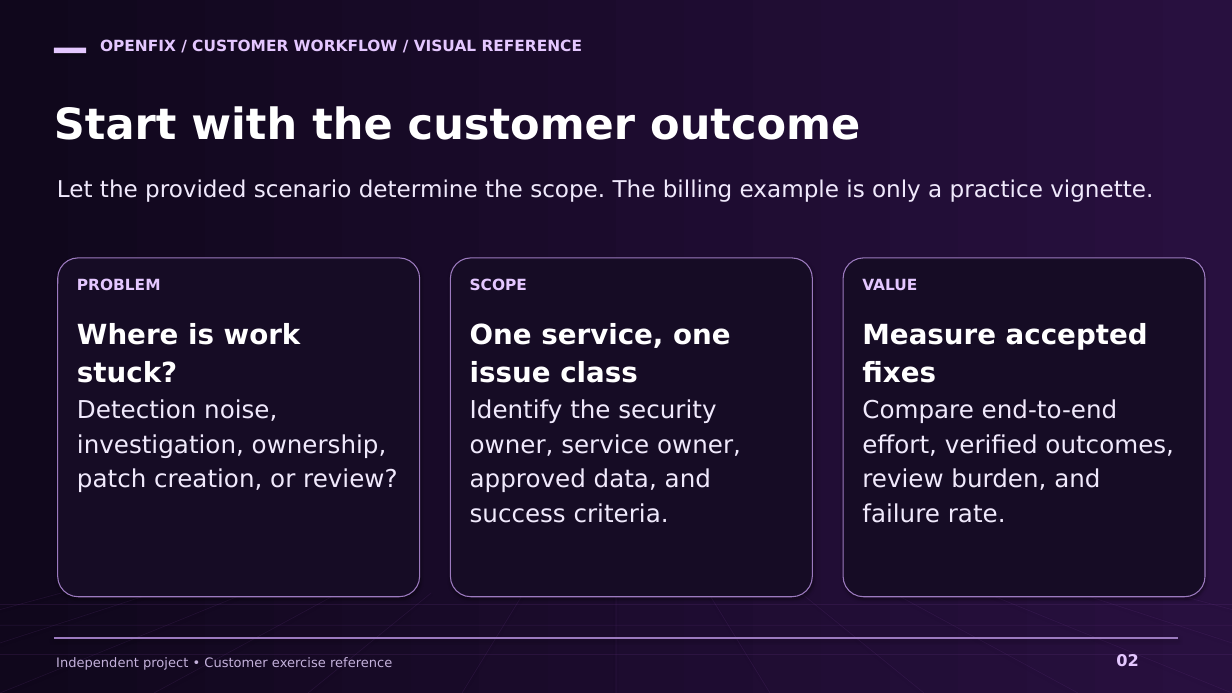
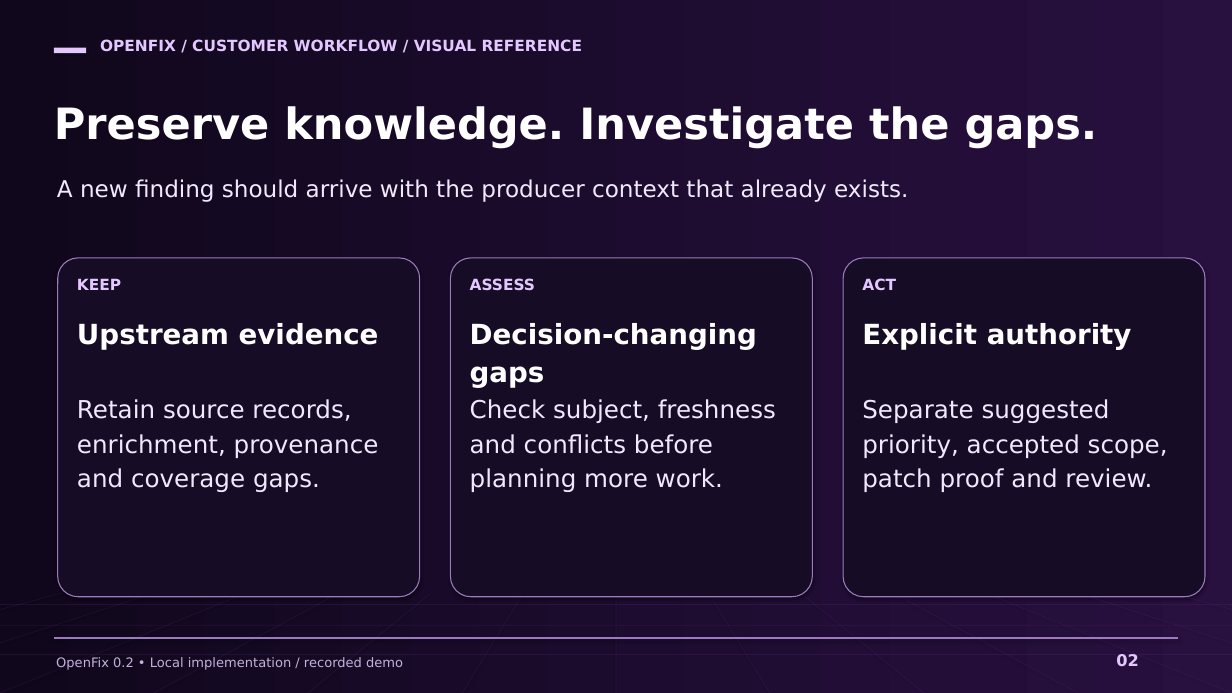
Before and after one commit to markusweldon/openfix, a slide deck: slide 2 of docs/prep/openfix-customer-workflow.pptx. Drawn at 1232x693 pixels with LibreOffice and Linux fonts; fonts in the diff are those of the drawing. Boxes give left, top, right and bottom in pixels: in the first picture for what was removed or moved away, otherwise in the second. Text is boxed around its words. In the diff, an @@ line names an element or a change of style, - is before the commit and + after.

Commit message:
Build OpenFix 0.2 findings intelligence and controlled remediation workflow
Integrate multi-source import, provenance-aware enrichment, persistent cases, scoped validation, exact-patch verification and review into the default CLI. Add a real local workbench, native-agent task packets, explicitly authorized Cursor draft publication, and a reproducible failure-path demo.

Refresh README, contracts, architecture, roadmap and the 16-slide purple visual pack. Validate with 44 tests, TypeScript checks, build and browser smoke checks.

```diff
--- a/docs/prep/openfix-customer-workflow.pptx
+++ b/docs/prep/openfix-customer-workflow.pptx
@@ text at bbox=[54, 106, 1098, 148]: text changed @@
-Start with the customer outcome
+Preserve knowledge. Investigate the gaps.
@@ text at bbox=[57, 179, 908, 202]: text changed @@
-Let the provided scenario determine the scope. The billing example is only a practice vignette.
+A new finding should arrive with the producer context that already exists.
@@ text at bbox=[77, 278, 121, 290]: text changed @@
-PROBLEM
+KEEP
@@ text at bbox=[470, 278, 535, 291]: text changed @@
-SCOPE
+ASSESS
@@ text at bbox=[862, 278, 896, 290]: text changed @@
-VALUE
+ACT
@@ text at bbox=[77, 323, 379, 349]: text changed @@
-Where is work
-stuck?
+Upstream evidence
@@ text at bbox=[470, 323, 757, 388]: text changed @@
-One service, one
-issue class
+Decision-changing
+gaps
@@ text at bbox=[862, 323, 1132, 349]: text changed @@
-Measure accepted
-fixes
+Explicit authority
@@ text at bbox=[77, 399, 379, 492]: text changed @@
-Detection noise,
-investigation, ownership,
-patch creation, or review?
+Retain source records,
+enrichment, provenance
+and coverage gaps.
@@ text at bbox=[470, 399, 776, 492]: text changed @@
-Identify the security
-owner, service owner,
-approved data, and
-success criteria.
+Check subject, freshness
+and conflicts before
+planning more work.
@@ text at bbox=[862, 399, 1168, 492]: text changed @@
-Compare end-to-end
-effort, verified outcomes,
-review burden, and
-failure rate.
+Separate suggested
+priority, accepted scope,
+patch proof and review.
@@ text at bbox=[56, 657, 403, 670]: text changed @@
-Independent project • Customer exercise reference
+OpenFix 0.2 • Local implementation / recorded demo
```
Also in this commit, not shown: 7 other slides changed, 8 slides added, 8 slides removed, 56 other files.
